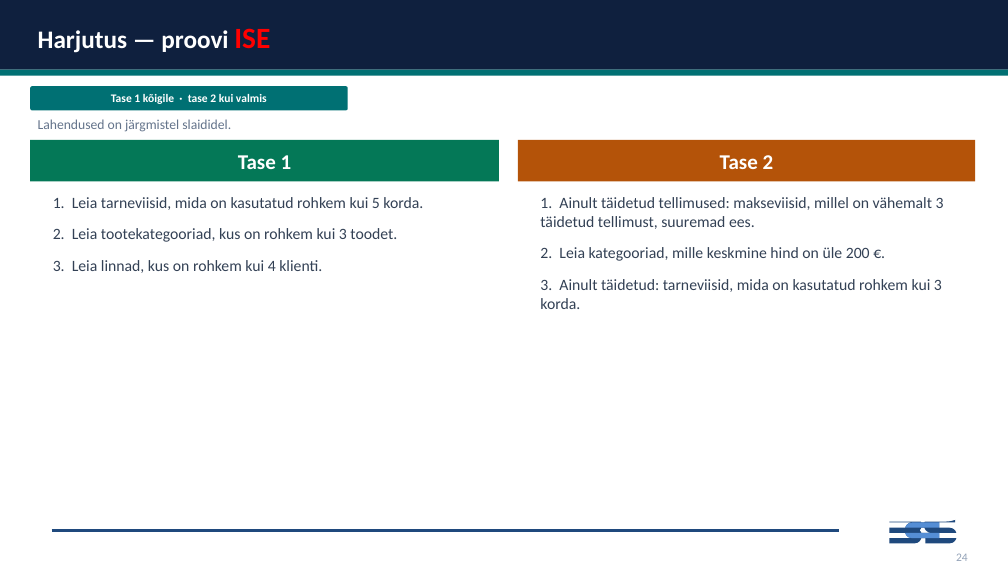
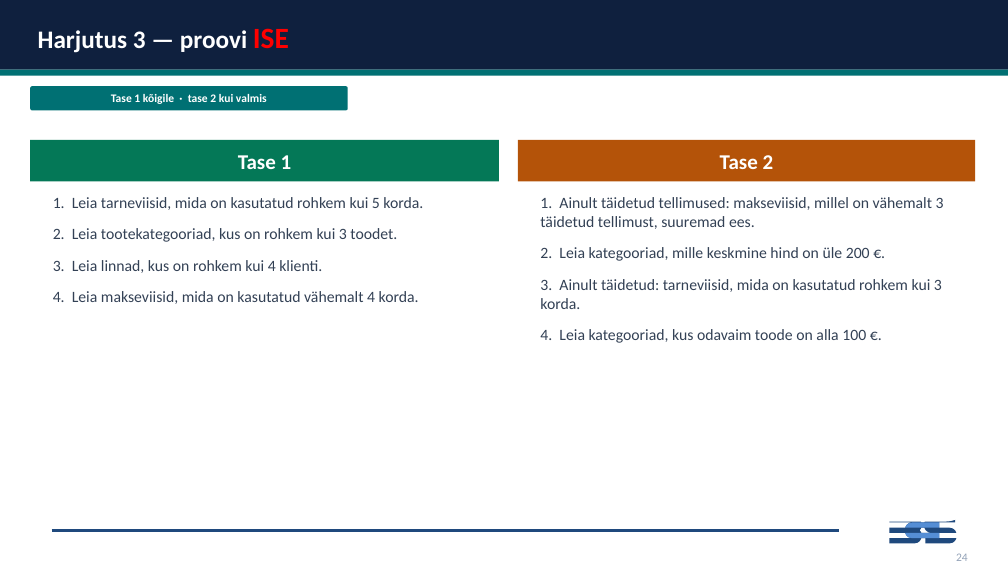
Before and after one commit to emilieabel/andmetarkus, a slide deck: slide 23 of Materjalid/Day7 SQL/7-paev-andmetarkus-esitlus.pptx. Drawn at 1008x567 pixels with LibreOffice and Linux fonts; fonts in the diff are those of the drawing. Boxes give left, top, right and bottom in pixels: in the first picture for what was removed or moved away, otherwise in the second. Text is boxed around its words. In the diff, an @@ line names an element or a change of style, - is before the commit and + after.

```diff
--- a/Materjalid/Day7 SQL/7-paev-andmetarkus-esitlus.pptx
+++ b/Materjalid/Day7 SQL/7-paev-andmetarkus-esitlus.pptx
@@ text at (38, 28, 289, 53): text changed @@
-Harjutus — proovi ISE
+Harjutus 3 — proovi ISE
@@ text removed at (38, 119, 231, 132) @@
-Lahendused on järgmistel slaididel.
@@ text at (53, 291, 419, 304): paragraph added @@
+4. Leia makseviisid, mida on kasutatud vähemalt 4 korda.
@@ text at (540, 329, 866, 343): paragraph added @@
+4. Leia kategooriad, kus odavaim toode on alla 100 €.
```
Also in this commit, not shown: 22 other slides changed, 2 other files.
